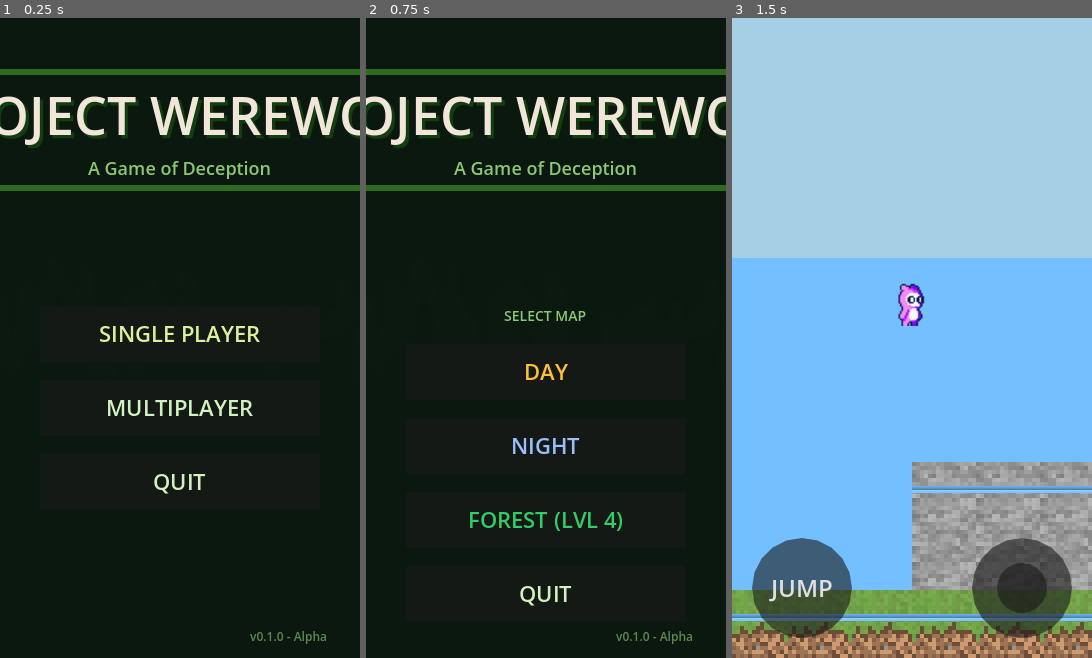
Above: before the commit, frames 1-3 (left to right).
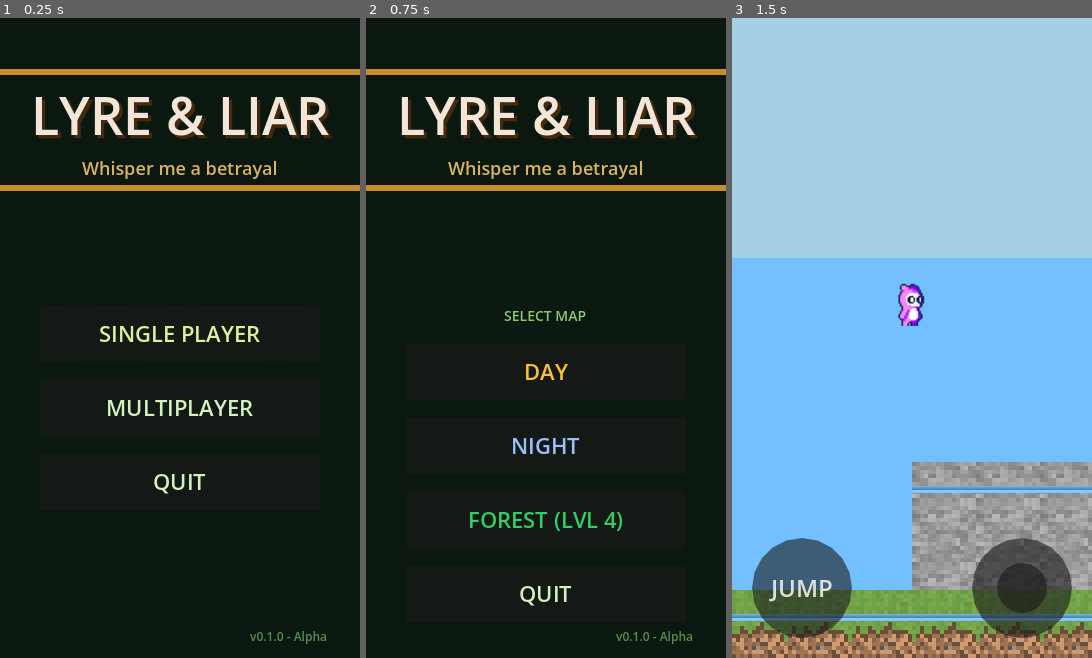
Above: after the commit, the same moments.

Repository: sachindu-dev/Lyre-Liar
Game: Godot game, scene res://scenes/main_menu.tscn
Same seed, same stepped clock (60 frames per second), same inputs: the game is played once before the commit and once after it.
Inputs:
- Up to frame 1 (0.25 s): no input
- Up to frame 2 (0.75 s): click "SINGLE PLAYER" at 0.5 s
- Up to frame 3 (1.5 s): click "DAY" at 1.25 s

The runs differ from the first frame. In frame 1, 7.2% of the frame differs, in the area x 0-100%, y 7-28%; in frame 2, 7.2%; in frame 3, nothing differs.

Commit message:
feat(ui): update main menu to Lyre & Liar rebrand
Replaces the old "PROJECT WEREWOLF" wordmark and forest-green title
palette in the main menu with the new "LYRE & LIAR" branding and a
warm gold/amber palette. Updates the subtitle from the generic
"A Game of Deception" to "Whisper me a betrayal" so it ties more
directly to the new name's deception theme.

Also updates config/name in project.godot from "Project Werewolf" to
"Lyre-Liar" so the window title and exported binaries match the new
project identity. The new wordmark is shorter than the old one
(11 chars vs 16), so the responsive title-scaling logic in
scripts/main_menu.gd continues to fit comfortably without changes.

Closes #11

Diff:
--- a/project.godot
+++ b/project.godot
@@ -1,16 +1,8 @@
-; Engine configuration file.
-; It's best edited using the editor UI and not directly,
-; since the parameters that go here are not all obvious.
-;
-; Format:
-;   [section] ; section goes between []
-;   param=value ; assign values to parameters
-
 config_version=5
 
 [application]
 
-config/name="Project Werewolf"
+config/name="Lyre-Liar"
 run/main_scene="res://scenes/main_menu.tscn"
 config/features=PackedStringArray("4.6", "Mobile")
 config/icon="res://icon.svg"
--- a/scenes/main_menu.tscn
+++ b/scenes/main_menu.tscn
@@ -40,29 +40,29 @@
 
 [node name="TitleBar" type="ColorRect" parent="TitleContainer"]
 custom_minimum_size = Vector2(600, 6)
-color = Color(0.18, 0.42, 0.12, 1)
+color = Color(0.78, 0.55, 0.18, 1)
 layout_mode = 2
 
 [node name="TitleLabel" type="Label" parent="TitleContainer"]
 layout_mode = 2
-text = "PROJECT WEREWOLF"
+text = "LYRE & LIAR"
 horizontal_alignment = 1
 theme_override_font_sizes/font_size = 52
 theme_override_colors/font_color = Color(0.95, 0.9, 0.85, 1)
-theme_override_colors/font_shadow_color = Color(0.08, 0.28, 0.06, 0.8)
+theme_override_colors/font_shadow_color = Color(0.32, 0.18, 0.06, 0.8)
 theme_override_constants/shadow_offset_x = 3
 theme_override_constants/shadow_offset_y = 3
 
 [node name="SubtitleLabel" type="Label" parent="TitleContainer"]
 layout_mode = 2
-text = "A Game of Deception"
+text = "Whisper me a betrayal"
 horizontal_alignment = 1
 theme_override_font_sizes/font_size = 18
-theme_override_colors/font_color = Color(0.55, 0.78, 0.45, 1)
+theme_override_colors/font_color = Color(0.85, 0.7, 0.4, 1)
 
 [node name="TitleBarBottom" type="ColorRect" parent="TitleContainer"]
 custom_minimum_size = Vector2(600, 6)
-color = Color(0.18, 0.42, 0.12, 1)
+color = Color(0.78, 0.55, 0.18, 1)
 layout_mode = 2
 
 [node name="VBox" type="VBoxContainer" parent="."]
